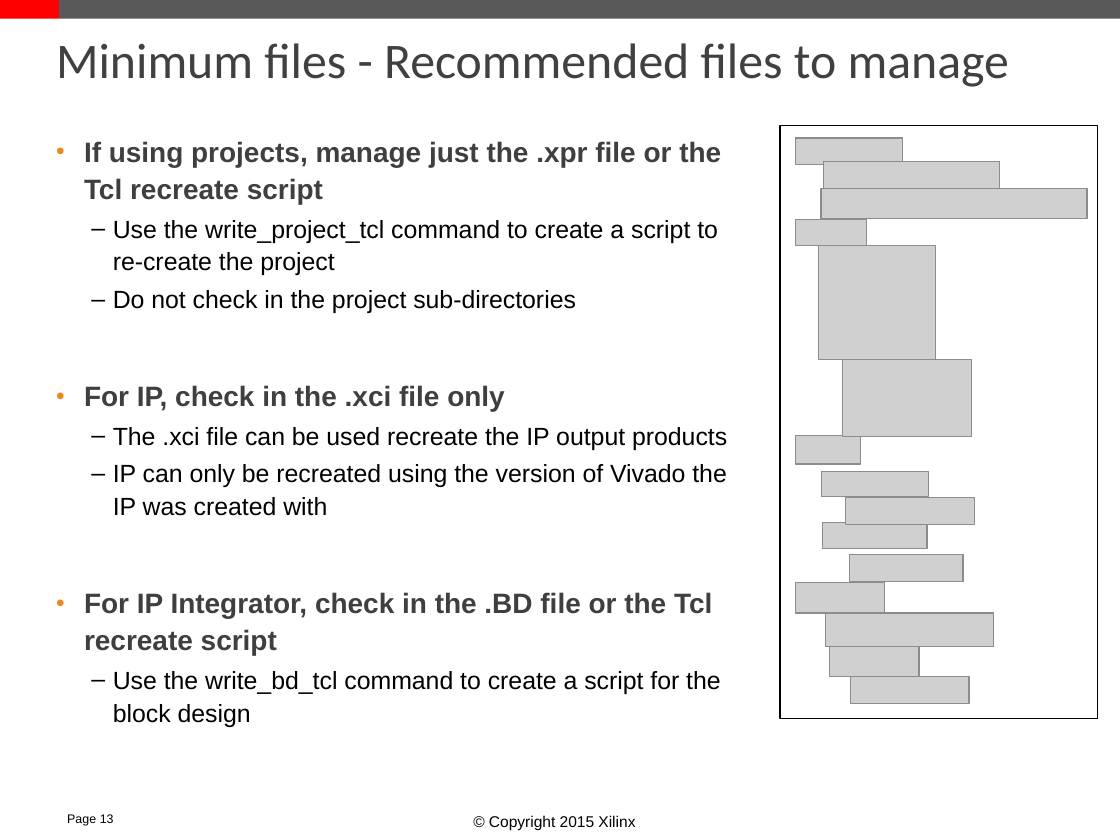
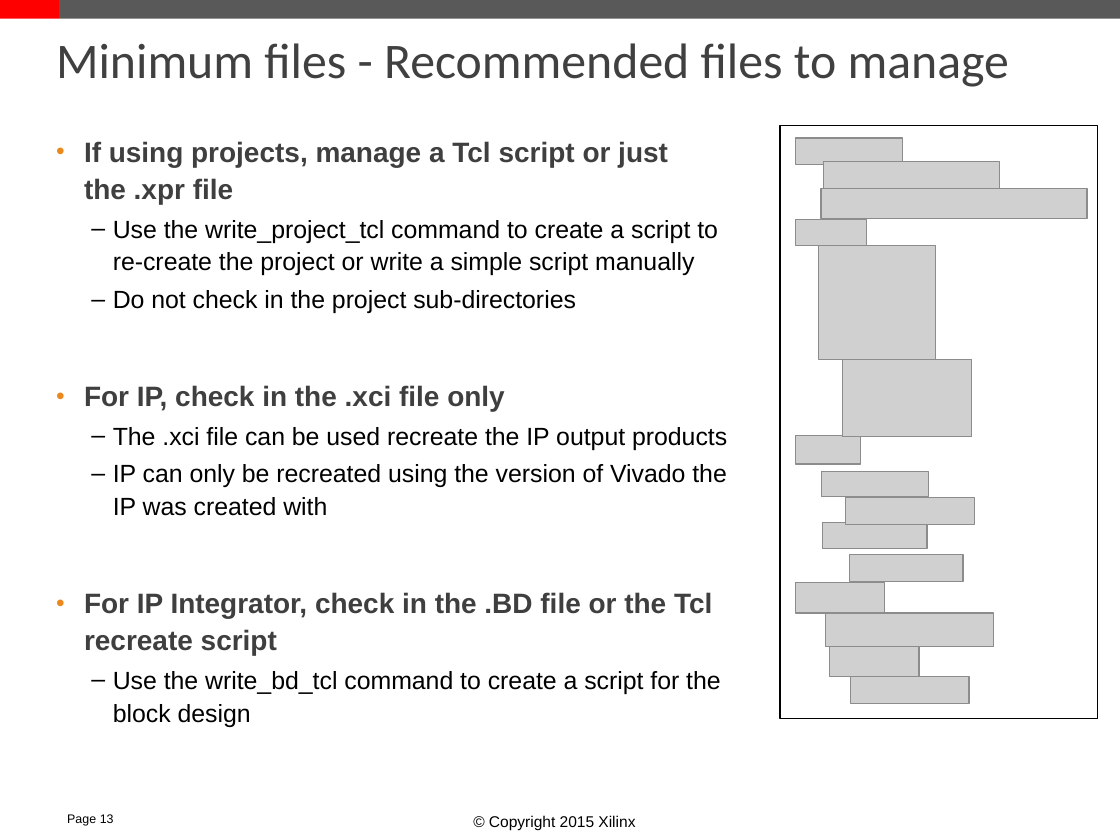
Before and after one commit to Xilinx/revCtrl, a slide deck: slide 12 of doc/versionControl.pptx. Drawn at 1120x840 pixels with LibreOffice and Linux fonts; fonts in the diff are those of the drawing; grey boxes stand for pictures; background and template pictures are left out. Boxes give left, top, right and bottom in pixels: in the first picture for what was removed or moved away, otherwise in the second. Text is boxed around its words. In the diff, an @@ line names an element or a change of style, - is before the commit and + after.

```diff
--- a/doc/versionControl.pptx
+++ b/doc/versionControl.pptx
@@ text at (x1=84, y1=141, x2=718, y2=275): text changed @@
-• If using projects, manage just the .xpr file or the Tcl recreate script
-  – Use the write_project_tcl command to create a script to re-create the project
+• If using projects, manage a Tcl script or just the .xpr file
+  – Use the write_project_tcl command to create a script to re-create the project or write a simple script manually
```
Also in this commit, not shown: 1 other slide changed, 6 slides removed.
